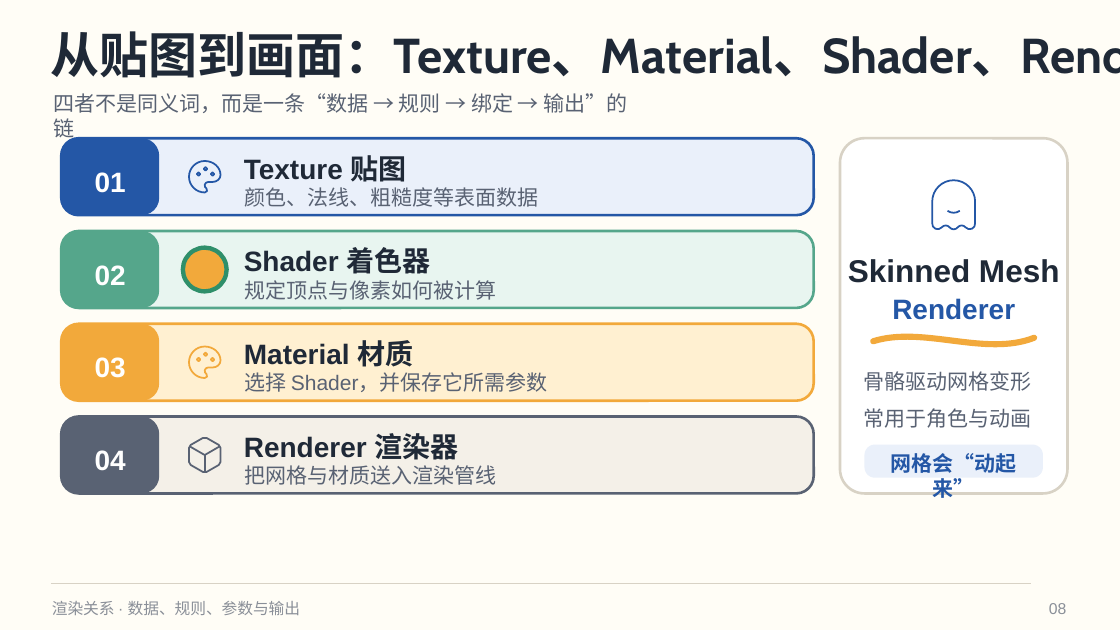
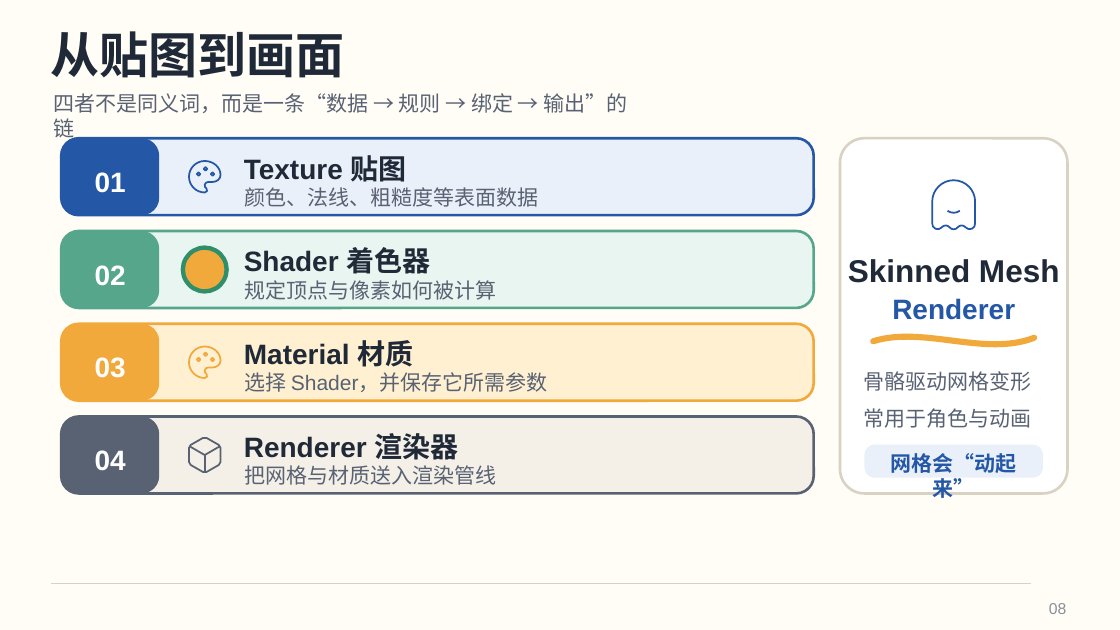
Before and after one commit to hakadao-max/Building, a slide deck: slide 8 of pdf/03_Unity基础_场景组件与打包.pptx. Drawn at 1120x630 pixels with LibreOffice and Linux fonts; fonts in the diff are those of the drawing. Boxes give left, top, right and bottom in pixels: in the first picture for what was removed or moved away, otherwise in the second. Text is boxed around its words. In the diff, an @@ line names an element or a change of style, - is before the commit and + after.

```diff
--- a/pdf/03_Unity基础_场景组件与打包.pptx
+++ b/pdf/03_Unity基础_场景组件与打包.pptx
@@ text at bbox=[51, 31, 345, 78]: text changed @@
-从贴图到画面：Texture、Material、Shader、Renderer
+从贴图到画面
@@ text removed at bbox=[52, 601, 300, 615] @@
-渲染关系 · 数据、规则、参数与输出
```
Also in this commit, not shown: 11 other slides changed, 1 slide removed, 11 other files.
